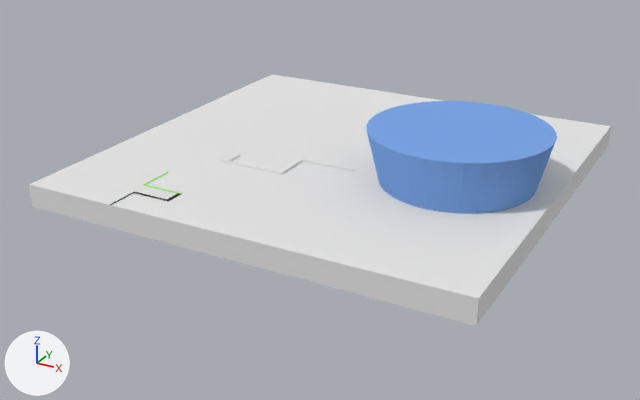
A saved change to the Blender file models/stockholm2012.blend.
Rendered twice from a 50 mm camera at (37.8, -54.5, 31.2) aimed at (1.2, 11.9, -2.0). Arrows for +X, +Y and +Z are at lower left; the lights stay in place.
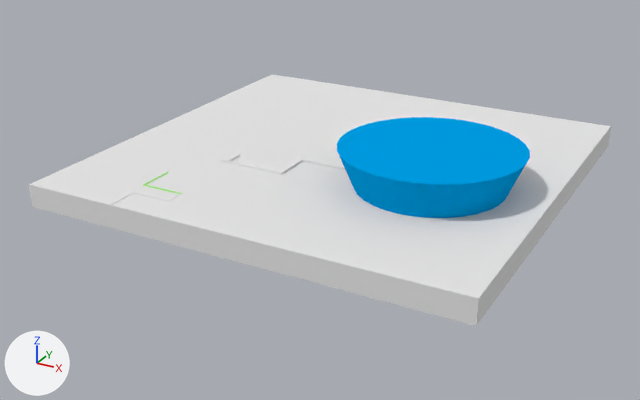
The change, as a diff of the scene's bpy script:
```diff
--- a/models/stockholm2012.blend.py
+++ b/models/stockholm2012.blend.py
@@ mat_material_009 @@
+mat_material_009 = diffuse_material('Material.009')
+mat_material_009.base_color = (0.0, 0.346, 0.8)  # blue #009fe7
@@ me_cylinder @@
 # used by ob_cylinder; location = (14.1, 12.91, 1.57); scale = (-5.25, -5.25, -5.25)
-me_cylinder.from_pydata(...)  # 64 vertices, 34 faces; spans x -1.5..1.5, y -1.5..1.5, z -1.0..1.0
-me_cylinder.materials.append(mat_material_008)  # blue #7ca7e7
+me_cylinder.from_pydata(...)  # 64 vertices, 34 faces; spans x -5.17..10.78, y -7.97..7.97, z -4.32..4.32
+# me_cylinder part 1: 64 of 64 vertices moved; they spanned x -1.5..1.5, y -1.5..1.5, z -1.0..1.0 and now span x -5.17..10.78, y -7.97..7.97, z -4.32..4.32; mean shift (2.8, 0.0, 0.0); largest move (1.0, 0.0, 1.0) -> (10.78, 0.0, 4.32)
+me_cylinder.materials.append(mat_material_009)  # blue #009fe7
@@ ob_cylinder @@
 ob_cylinder = bpy.data.objects.new('Cylinder', me_cylinder)
-ob_cylinder.location = (14.1, 12.91, 1.57)
-ob_cylinder.scale = (-5.25, -5.25, -5.25)
+ob_cylinder.location = (9.68, 10.86, 1.22)
```

Pixel boxes (x1, y1, x2, y2) of what changed, in the pictures (640 x 400 px):
'Cylinder', recoloured, reshaped, moved, rescaled (11% shorter)
    before: (366, 101, 557, 214)
    after: (337, 117, 530, 218)
